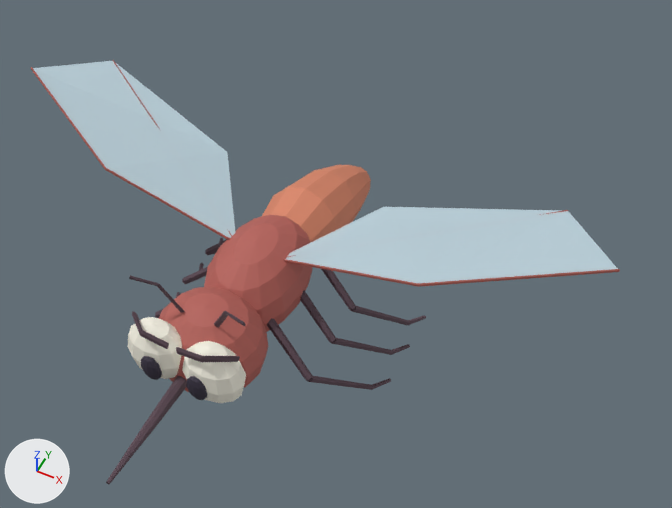
The Blender file art_source/unity/characters/mosquito/LMS_Mosquito_alpha.blend, before and after one commit.
Rendered twice from a camera (50 mm lens) standing at (0.253, -0.378, 0.528) and looking at (0.044, 0.04, 0.006). The lights are fixed; the arrows at lower left show +X, +Y and +Z. The first picture is the older version.

Objects in the first picture: 'MosquitoMembranes', 'MosquitoSkin', 'MosquitoVeins'.
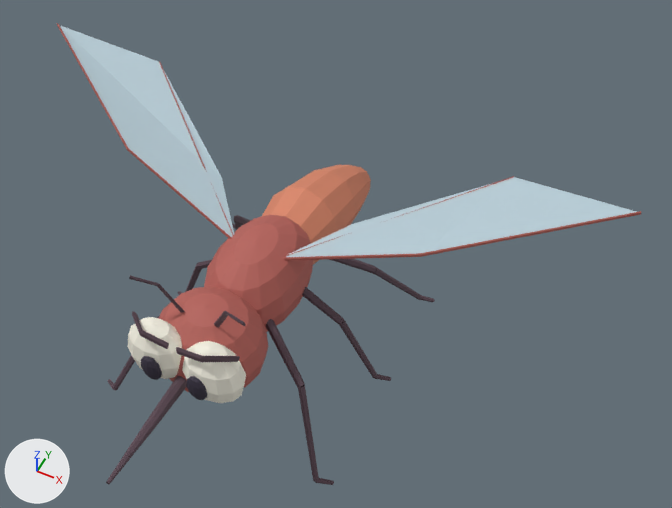
What changed in the scene script:
```text
Change me_sphere_012:
    where me_sphere_012.from_pydata(...)  # 860 vertices, 824 faces; spans x -0.102..0.102, y -0.19..0.192, z -0.102..0.068
    me_sphere_012 part 1
    12 vertices are removed from x -0.102..0.102, y 0.022..0.024, z -0.102..-0.1
    14 faces are deleted
    8 vertices in x -0.028..0.028, y -0.035..-0.029, z -0.004..0.002 move by (0.0, -0.001, 0.0)
    8 vertices in x -0.102..0.102, y 0.06..0.062, z -0.102..-0.1 move by (0.0, -0.037, 0.0)
    8 vertices in x 0.062..0.068, y 0.025..0.029, z -0.035..-0.031 move by (-0.002, 0.042, 0.001)
    8 vertices in x -0.102..0.102, y 0.094..0.096, z -0.102..-0.1 move by (0.0, 0.02, 0.0)
    8 vertices in x -0.068..-0.062, y 0.025..0.029, z -0.035..-0.031 move by (0.002, 0.042, 0.001)
    5 vertices in x 0.062..0.068, y -0.045..-0.042, z -0.035..-0.031 move by (-0.002, -0.009, 0.001)
    155 vertices move from x -0.102..0.102, y -0.048..0.096, z -0.102..0.002 to x -0.101..0.101, y -0.087..0.116, z -0.102..0.002
    12 vertices are added at x -0.102..0.102, y -0.08..-0.078, z -0.102..-0.1
    14 new faces join them, mat_mosquito_legs (brown #57424d)
Change me_wingmembrane_l:
    remove me_wingmembrane_l.from_pydata(...)  # 20 vertices, 14 faces; spans x -0.24..0.24, y -0.002..0.104, z 0.026..0.068
    add me_wingmembrane_l.from_pydata(...)  # 20 vertices, 14 faces; spans x -0.24..0.24, y 0.0..0.11, z 0.026..0.085
    me_wingmembrane_l part 2
    add for i in [2, 7, 12, 17]: me_wingmembrane_l.vertices[i].co += Vector((0.0, 0.04, 0.017))
    me_wingmembrane_l.vertices[1].co: (0.125, -0.002, 0.058) -> (0.118, 0.018, 0.064)  # pixel (418, 285) -> pixel (420, 255)
    me_wingmembrane_l.vertices[3].co: (0.193, 0.104, 0.062) -> (0.15, 0.11, 0.071)  # pixel (567, 210) -> pixel (514, 176)
    me_wingmembrane_l.vertices[4].co: (0.067, 0.072, 0.038) -> (0.055, 0.044, 0.04)  # pixel (383, 206) -> pixel (352, 224)
    me_wingmembrane_l.vertices[6].co: (0.125, -0.002, 0.057) -> (0.118, 0.018, 0.063)  # pixel (417, 285) -> pixel (420, 255)
    me_wingmembrane_l.vertices[8].co: (0.193, 0.104, 0.061) -> (0.15, 0.11, 0.07)  # pixel (567, 211) -> pixel (513, 177)
    me_wingmembrane_l.vertices[9].co: (0.067, 0.072, 0.037) -> (0.055, 0.044, 0.039)  # pixel (383, 207) -> pixel (352, 224)
    me_wingmembrane_l.vertices[11].co: (-0.125, -0.002, 0.058) -> (-0.118, 0.018, 0.064)  # pixel (105, 168) -> pixel (127, 148)
    me_wingmembrane_l.vertices[13].co: (-0.193, 0.104, 0.062) -> (-0.15, 0.11, 0.071)  # pixel (113, 60) -> pixel (159, 61)
    me_wingmembrane_l.vertices[14].co: (-0.067, 0.072, 0.038) -> (-0.055, 0.044, 0.04)  # pixel (227, 152) -> pixel (221, 177)
    me_wingmembrane_l.vertices[16].co: (-0.125, -0.002, 0.057) -> (-0.118, 0.018, 0.063)  # pixel (105, 169) -> pixel (127, 149)
    me_wingmembrane_l.vertices[18].co: (-0.193, 0.104, 0.061) -> (-0.15, 0.11, 0.07)  # pixel (113, 61) -> pixel (159, 62)
    me_wingmembrane_l.vertices[19].co: (-0.067, 0.072, 0.037) -> (-0.055, 0.044, 0.039)  # pixel (227, 152) -> pixel (221, 177)
Change me_wingleadingedge_l:
    remove me_wingleadingedge_l.from_pydata(...)  # 60 vertices, 44 faces; spans x -0.24..0.24, y -0.003..0.104, z 0.026..0.069
    add me_wingleadingedge_l.from_pydata(...)  # 60 vertices, 44 faces; spans x -0.24..0.24, y -0.001..0.11, z 0.026..0.086
    me_wingleadingedge_l part 3: all 6 vertices in x 0.193, y 0.104, z 0.061..0.063 are moved by (-0.043, 0.006, 0.009)
    me_wingleadingedge_l part 4: all 6 vertices in x 0.125, y -0.003..-0.001, z 0.057..0.059 are moved by (-0.007, 0.02, 0.006)
    me_wingleadingedge_l part 5: all 6 vertices in x 0.24, y 0.059..0.061, z 0.067..0.069 are moved by (0.0, 0.04, 0.017)
    me_wingleadingedge_l part 6: all 6 vertices in x -0.125, y -0.003..-0.001, z 0.057..0.059 are moved by (0.007, 0.02, 0.006)
    me_wingleadingedge_l part 7: all 6 vertices in x -0.193, y 0.104, z 0.061..0.063 are moved by (0.043, 0.006, 0.009)
    other edits to the shape of me_wingleadingedge_l do not show in these pictures
```

Changed parts and their boxes [x1, y1, x2, y2] in the pictures (672 x 508 px; the box of a moved part takes in the faces that stretch with it):
'MosquitoMembranes', reshaped
    before: [33, 61, 618, 283]
    after: [60, 26, 637, 257]
'MosquitoSkin', reshaped
    before: [106, 165, 426, 485]
    after: [106, 165, 435, 485]
'MosquitoVeins', reshaped
    before: [31, 60, 620, 287]
    after: [57, 23, 642, 260]
part 1 of me_sphere_012, moved or reshaped
    before: [155, 238, 426, 390]
    after: [107, 215, 435, 485]
part 3 of me_wingleadingedge_l, moved or reshaped
    before: [286, 210, 568, 258]
    after: [286, 176, 514, 256]
part 4 of me_wingleadingedge_l, moved or reshaped
    before: [283, 259, 418, 286]
    after: [283, 253, 421, 260]
part 5 of me_wingleadingedge_l, moved or reshaped
    before: [418, 269, 620, 287]
    after: [420, 211, 642, 257]
part 6 of me_wingleadingedge_l, moved or reshaped
    before: [31, 67, 230, 240]
    after: [57, 23, 232, 239]
part 7 of me_wingleadingedge_l, moved or reshaped
    before: [113, 60, 232, 236]
    after: [159, 61, 234, 236]
